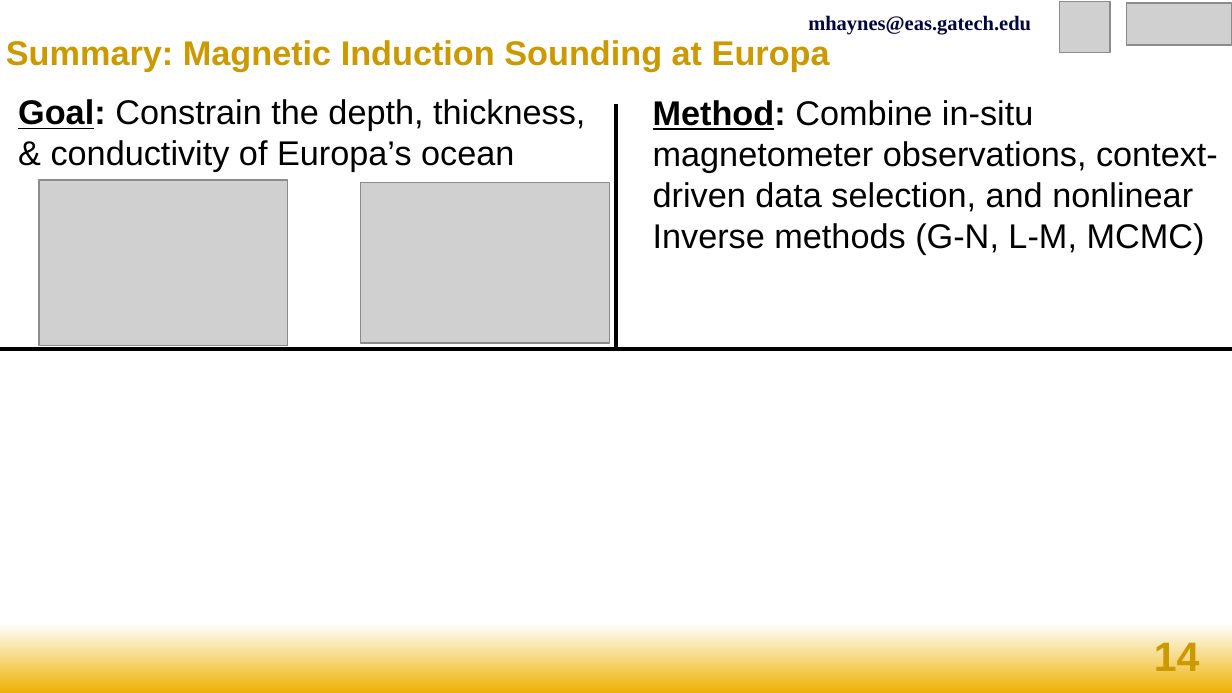
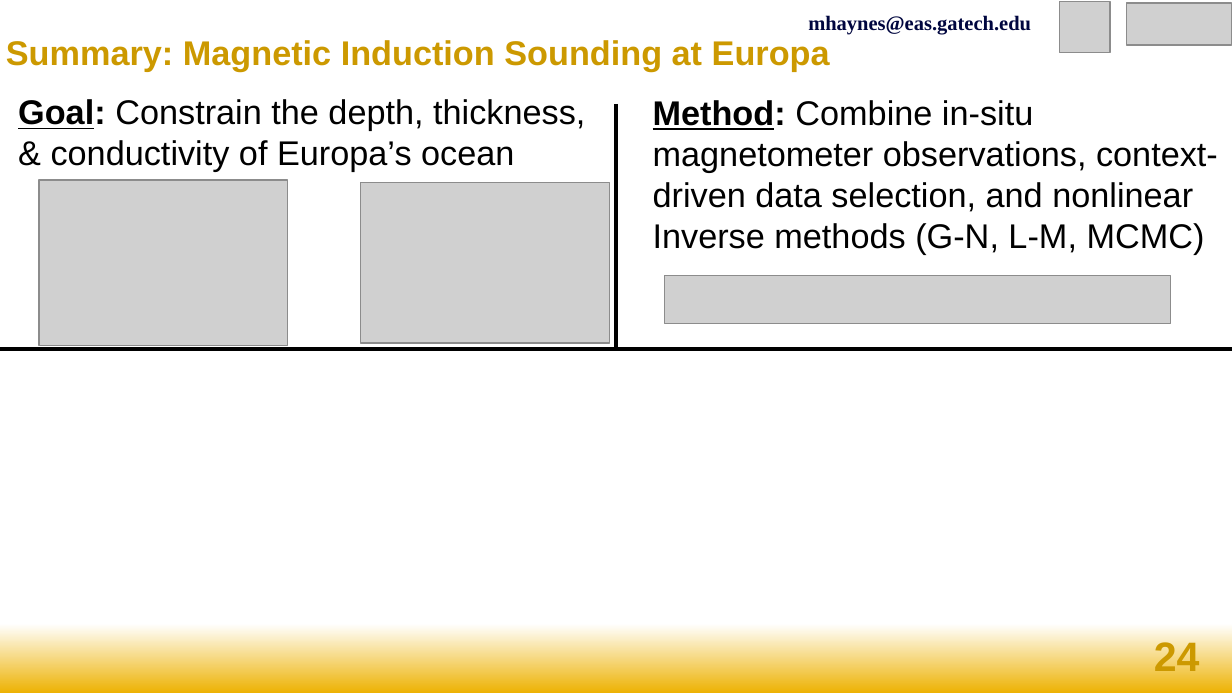
Before and after one commit to mike-haynes2/InverseMethods, a slide deck: slide 24 of Project/final_report/talk/haynes_EAS6134_final_talk.pptx (slide 14 before the commit). Drawn at 1232x693 pixels with LibreOffice and Linux fonts; fonts in the diff are those of the drawing; grey boxes stand for pictures. Boxes give left, top, right and bottom in pixels: in the first picture for what was removed or moved away, otherwise in the second. Text is boxed around its words. In the diff, an @@ line names an element or a change of style, - is before the commit and + after.

```diff
--- a/Project/final_report/talk/haynes_EAS6134_final_talk.pptx
+++ b/Project/final_report/talk/haynes_EAS6134_final_talk.pptx
@@ picture added at (664, 276, 1170, 324) @@
@@ page number at (1154, 638, 1200, 671): text changed @@
-14
+24
```
Also in this commit, not shown: 3 other slides changed, 12 slides added, 2 slides removed, 5 other files.
